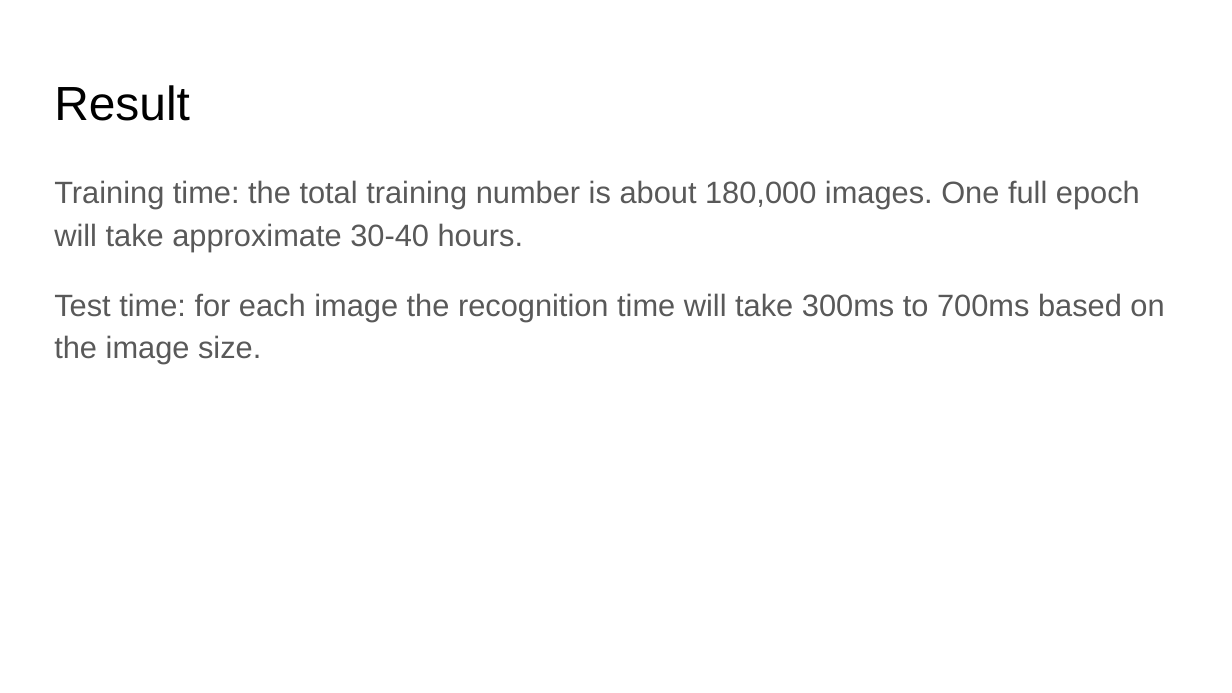
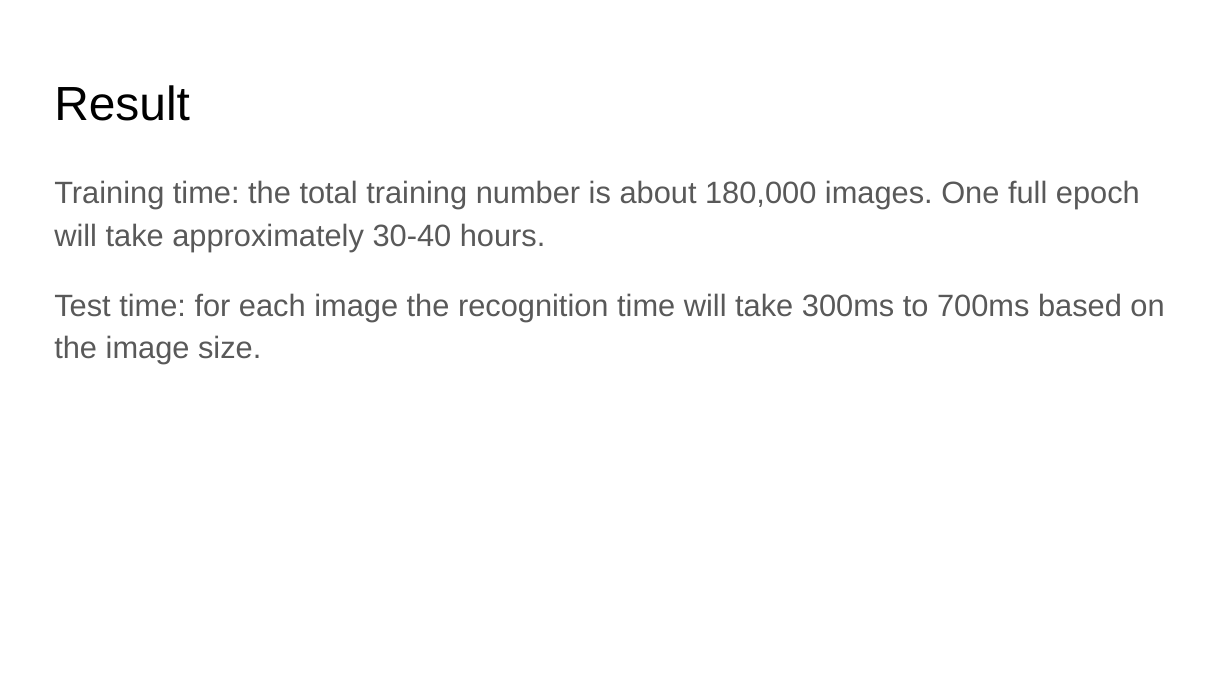
Before and after one commit to kwkwvenusgod/Shopee_ObjectDetection, a slide deck: slide 12 of report/Object-Detection-for-Shopee-Data.pptx (slide 10 before the commit). Drawn at 1232x693 pixels with LibreOffice and Linux fonts; fonts in the diff are those of the drawing. Boxes give left, top, right and bottom in pixels: in the first picture for what was removed or moved away, otherwise in the second. Text is boxed around its words. In the diff, an @@ line names an element or a change of style, - is before the commit and + after.

```diff
--- a/report/Object-Detection-for-Shopee-Data.pptx
+++ b/report/Object-Detection-for-Shopee-Data.pptx
@@ text at (54, 180, 1140, 252): text changed @@
-Training time: the total training number is about 180,000 images. One full epoch will take approximate 30-40 hours.
+Training time: the total training number is about 180,000 images. One full epoch will take approximately 30-40 hours.
```
Also in this commit, not shown: 3 other slides changed, 2 slides added, 1 other file.
